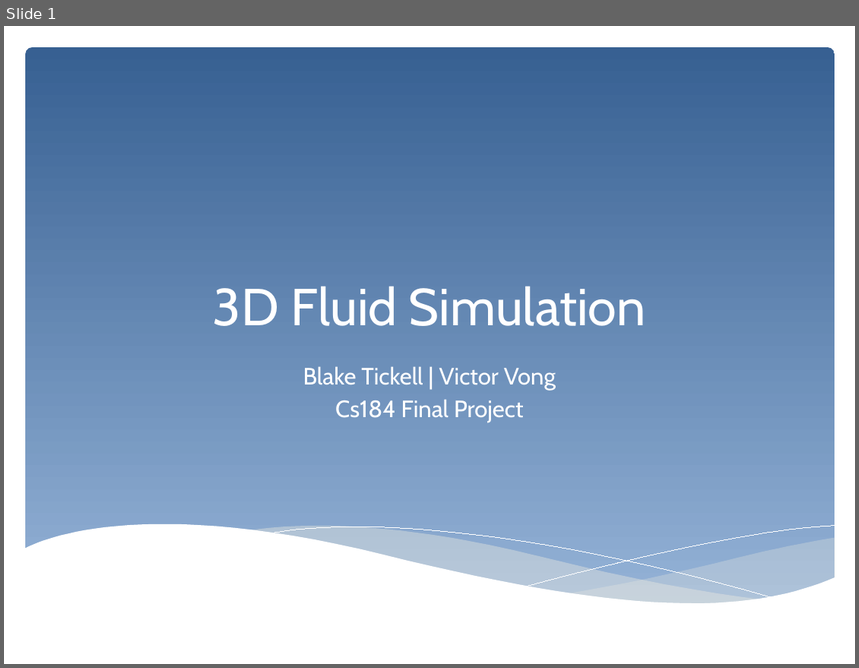
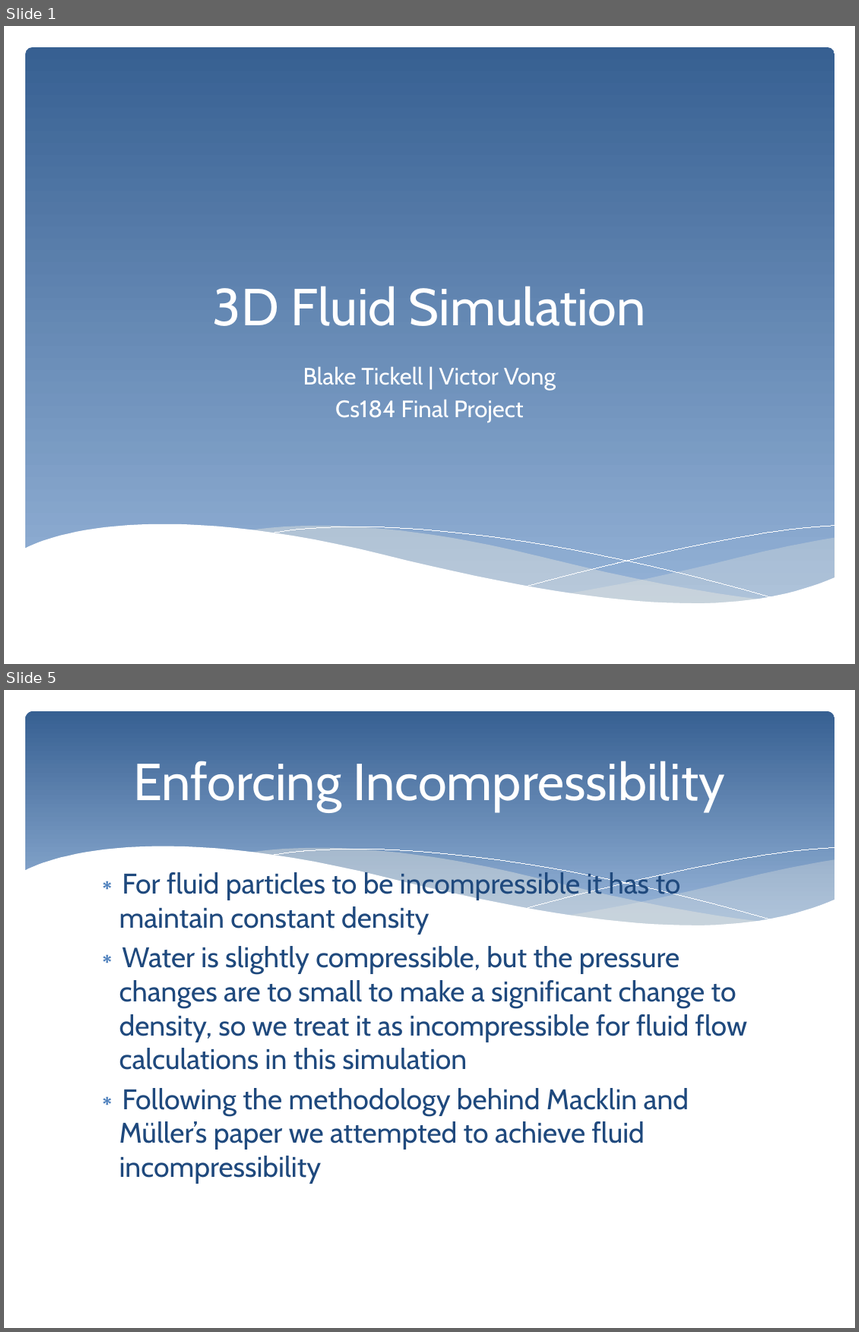
Before and after one commit to victorthevong/cs184, a slide deck: deliverables/cs184_final_slides.pptx. Shown one above the other, each under a label of ours: slide 1 before the commit, slides 1 and 5 after it; the slides between them are not shown. The pictures are 859x668 and 859x1332 pixels, drawn with LibreOffice and Linux fonts; fonts in the diff are those of the drawing. Boxes give left, top, right and bottom in pixels: in the first picture for what was removed or moved away, otherwise in the second. Text is boxed around its words. In the diff, an @@ line names an element or a change of style, - is before the commit and + after.

```diff
--- a/deliverables/cs184_final_slides.pptx
+++ b/deliverables/cs184_final_slides.pptx
@@ slide 5 added at (4,690,855,1328), background #FFFFFF @@
@@ rounded rectangle added at (25,711,835,941), fill gradient #376092 to #95B3D7 @@
@@ title added at (133,761,726,812), 44 pt, text #FFFFFF @@
+Enforcing Incompressibility
@@ group added at (24,847,835,970): 5 freeform shapes @@
@@ text added at (120,869,747,1184), 24 pt, text #1F497D @@
+∗ For fluid particles to be incompressible it has to maintain constant density
+∗ Water is slightly compressible, but the pressure changes are to small to make a significant change to density, so we treat it as incompressible for fluid flow calculations in this simulation
+∗ Following the methodology behind Macklin and Müller’s paper we attempted to achieve fluid incompressibility
```
Also in this commit, not shown: 1 slide changed, 7 other slides added, 5 slides removed.
